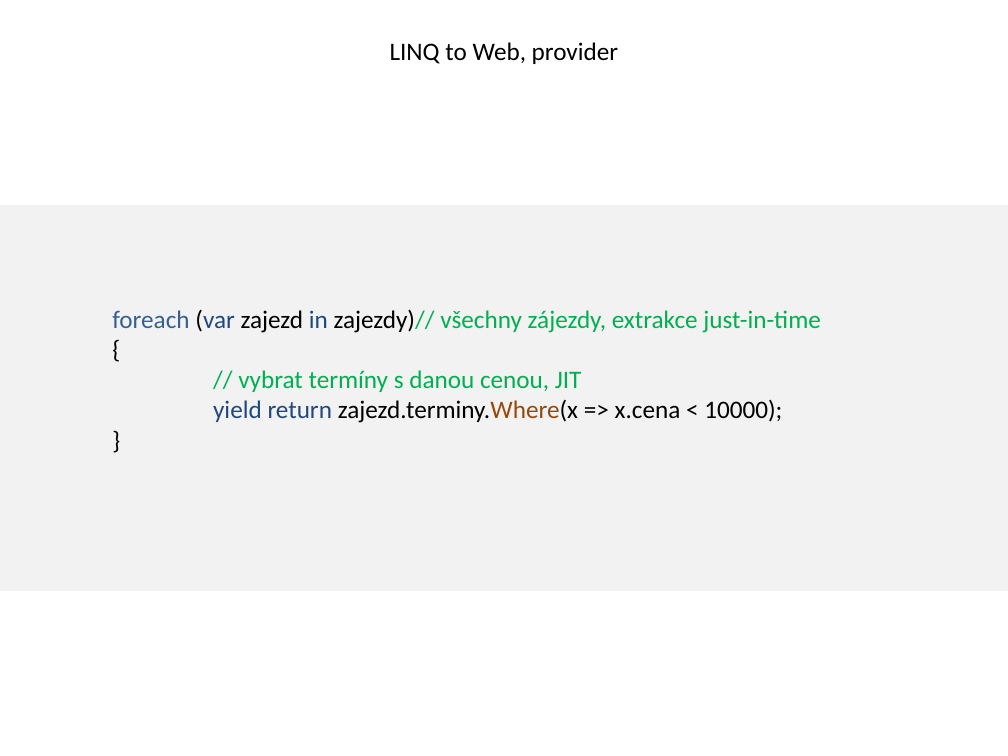
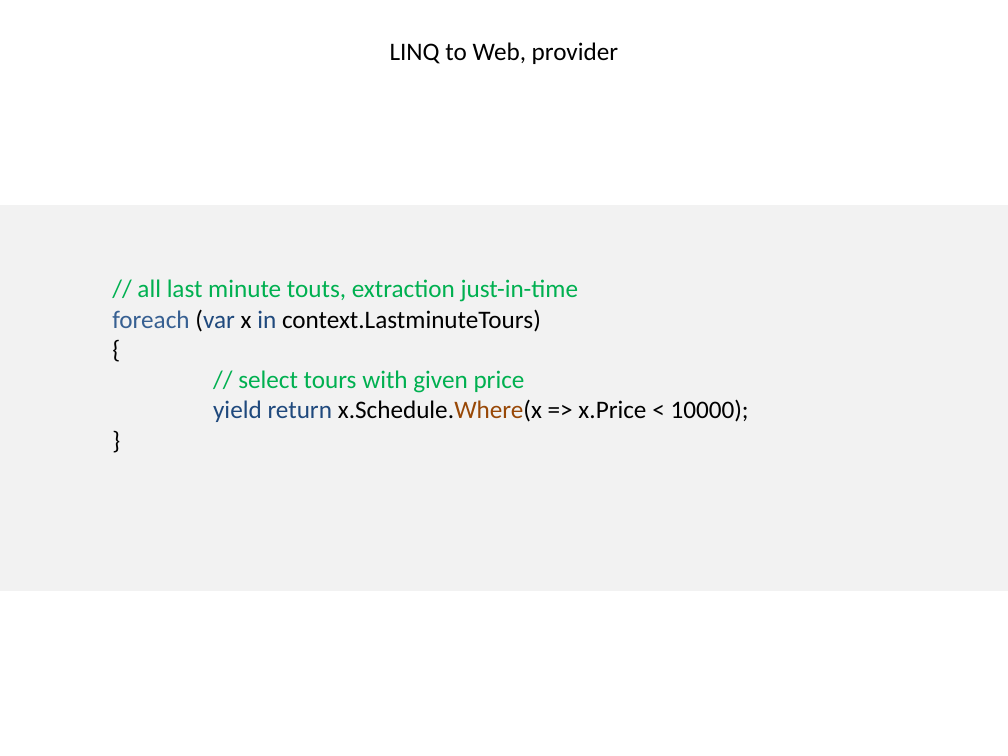
Before and after one commit to jakubmisek/LinqToWeb, a slide deck: slide 4 of Documentation/diagrams.pptx. Drawn at 1008x756 pixels with LibreOffice and Linux fonts; fonts in the diff are those of the drawing. Boxes give left, top, right and bottom in pixels: in the first picture for what was removed or moved away, otherwise in the second. Text is boxed around its words. In the diff, an @@ line names an element or a change of style, - is before the commit and + after.

```diff
--- a/Documentation/diagrams.pptx
+++ b/Documentation/diagrams.pptx
@@ text at [112,279,579,332]: text changed @@
-foreach (var zajezd in zajezdy)// všechny zájezdy, extrakce just-in-time
+// all last minute touts, extraction just-in-time
+foreach (var x in context.LastminuteTours)
@@ text at [213,370,749,422]: text changed @@
-// vybrat termíny s danou cenou, JIT
-yield return zajezd.terminy.Where(x => x.cena < 10000);
+// select tours with given price
+yield return x.Schedule.Where(x => x.Price < 10000);
```
Also in this commit, not shown: 1 slide removed, 4 other files.
